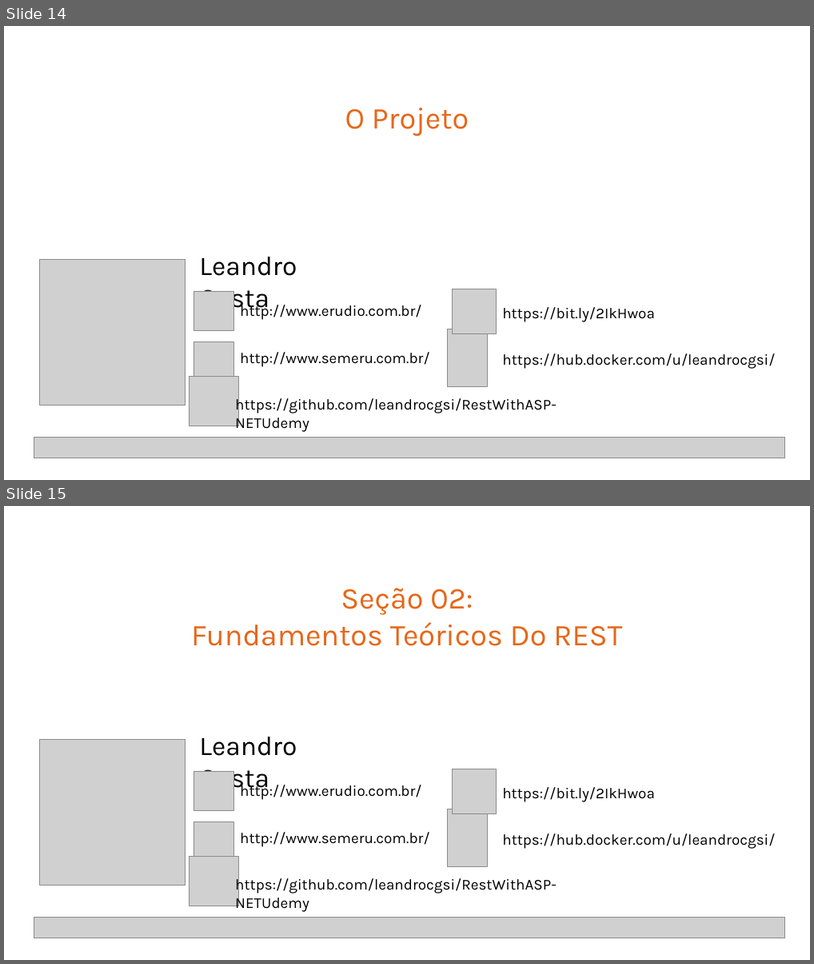
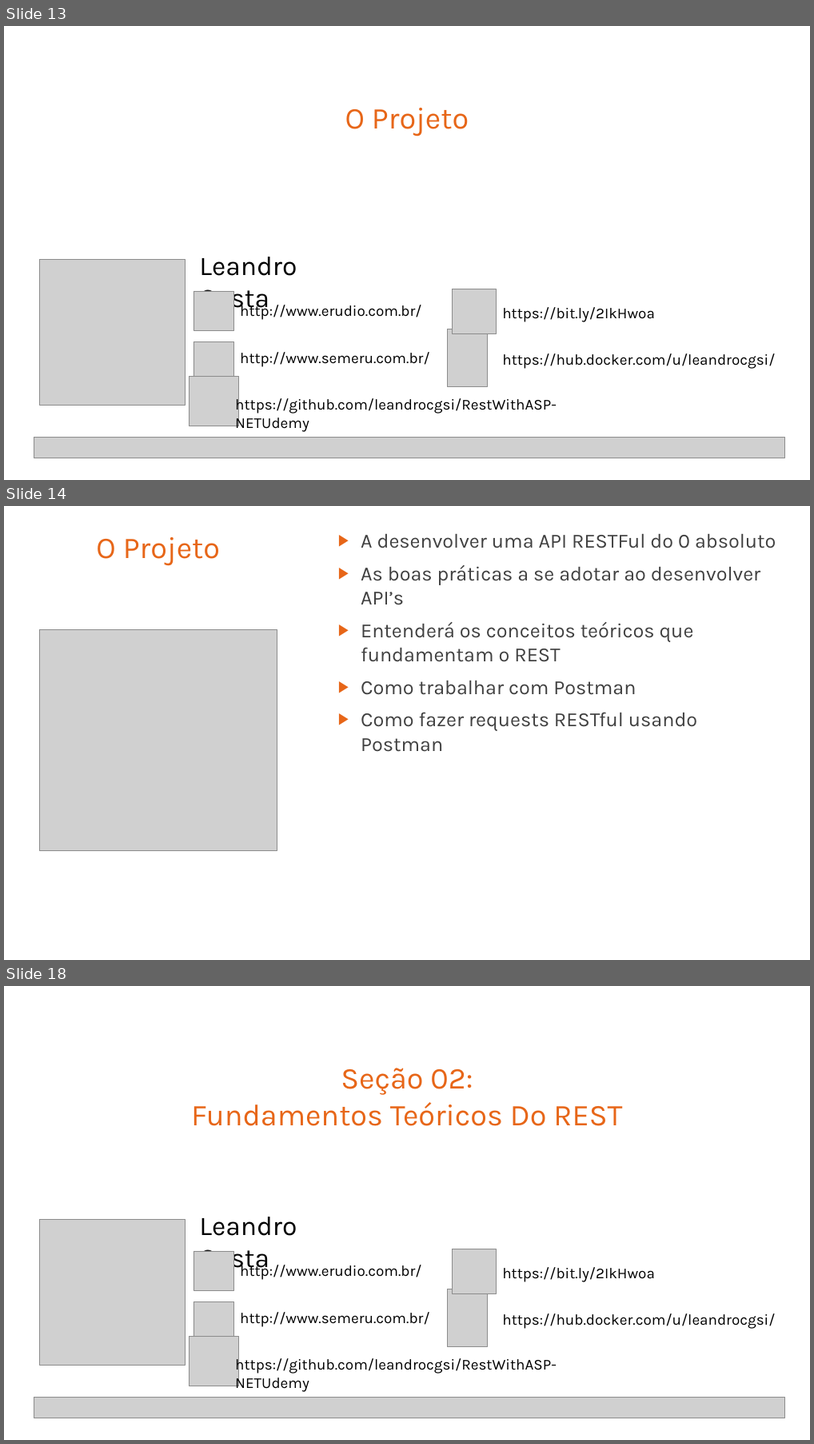
Before and after one commit to leandrocgsi/RestWithASP-NETUdemy, a slide deck: Documents/Building Modern RESTFul API's With ASP.NET Core - Architectural Overview.pptx. Shown one above the other, each under a label of ours: slides 14 and 15 before the commit, slides 13, 14 and 18 after it; the slides between them are not shown. The pictures are 814x964 and 814x1444 pixels, drawn with LibreOffice and Linux fonts; fonts in the diff are those of the drawing; grey boxes stand for pictures. Boxes give left, top, right and bottom in pixels: in the first picture for what was removed or moved away, otherwise in the second. Text is boxed around its words. In the diff, an @@ line names an element or a change of style, - is before the commit and + after.

```diff
--- a/Documents/Building Modern RESTFul API's With ASP.NET Core - Architectural Overview.pptx
+++ b/Documents/Building Modern RESTFul API's With ASP.NET Core - Architectural Overview.pptx
@@ slide 14 added at (x1=4, y1=506, x2=810, y2=960), background #FFFFFF @@
@@ title added at (x1=96, y1=537, x2=220, y2=565), 36 pt, text #E76618 @@
+O Projeto
@@ text added at (x1=361, y1=534, x2=776, y2=731), 24 pt, text #404040 @@
+▶ A desenvolver uma API RESTFul do 0 absoluto
+▶ As boas práticas a se adotar ao desenvolver API’s
+▶ Entenderá os conceitos teóricos que fundamentam o REST
+▶ Como trabalhar com Postman
+▶ Como fazer requests RESTful usando Postman
@@ picture added at (x1=39, y1=629, x2=278, y2=850) @@
@@ what was slide 14 is now slide 13 @@
@@ what was slide 15 is now slide 18 @@
```
Also in this commit, not shown: 7 other slides added, 1 slide removed.
